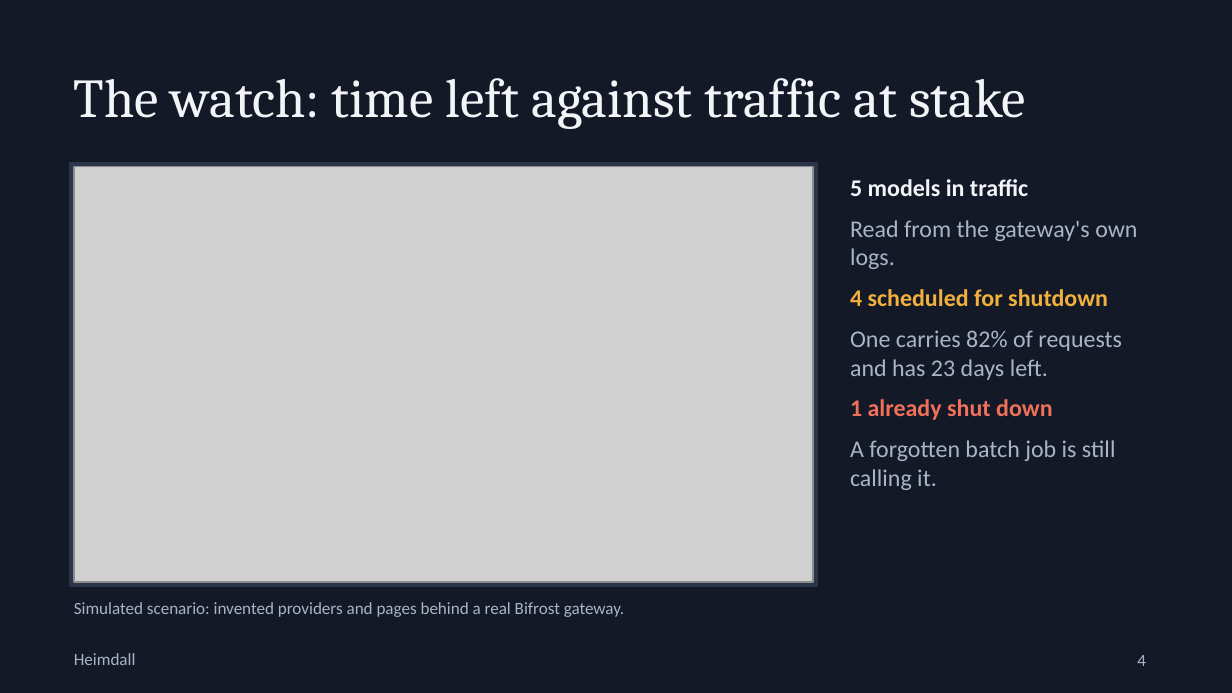
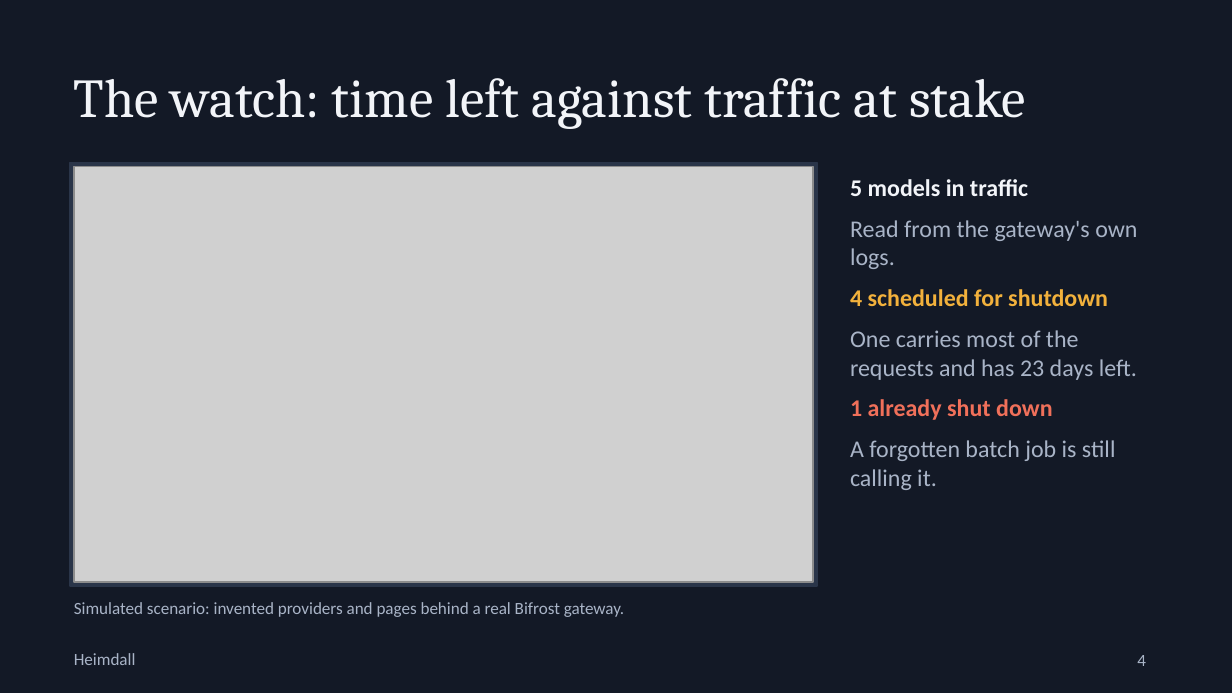
Before and after one commit to angarkartanmay-ops/GlobalAiHack, a slide deck: slide 4 of docs/Heimdall.pptx. Drawn at 1232x693 pixels with LibreOffice and Linux fonts; fonts in the diff are those of the drawing; grey boxes stand for pictures. Boxes give left, top, right and bottom in pixels: in the first picture for what was removed or moved away, otherwise in the second. Text is boxed around its words. In the diff, an @@ line names an element or a change of style, - is before the commit and + after.

```diff
--- a/docs/Heimdall.pptx
+++ b/docs/Heimdall.pptx
@@ text at <box>850,330,1137,380</box>: text changed @@
-One carries 82% of requests and has 23 days left.
+One carries most of the requests and has 23 days left.
```
Also in this commit, not shown: 1 other slide changed, 5 other files.
